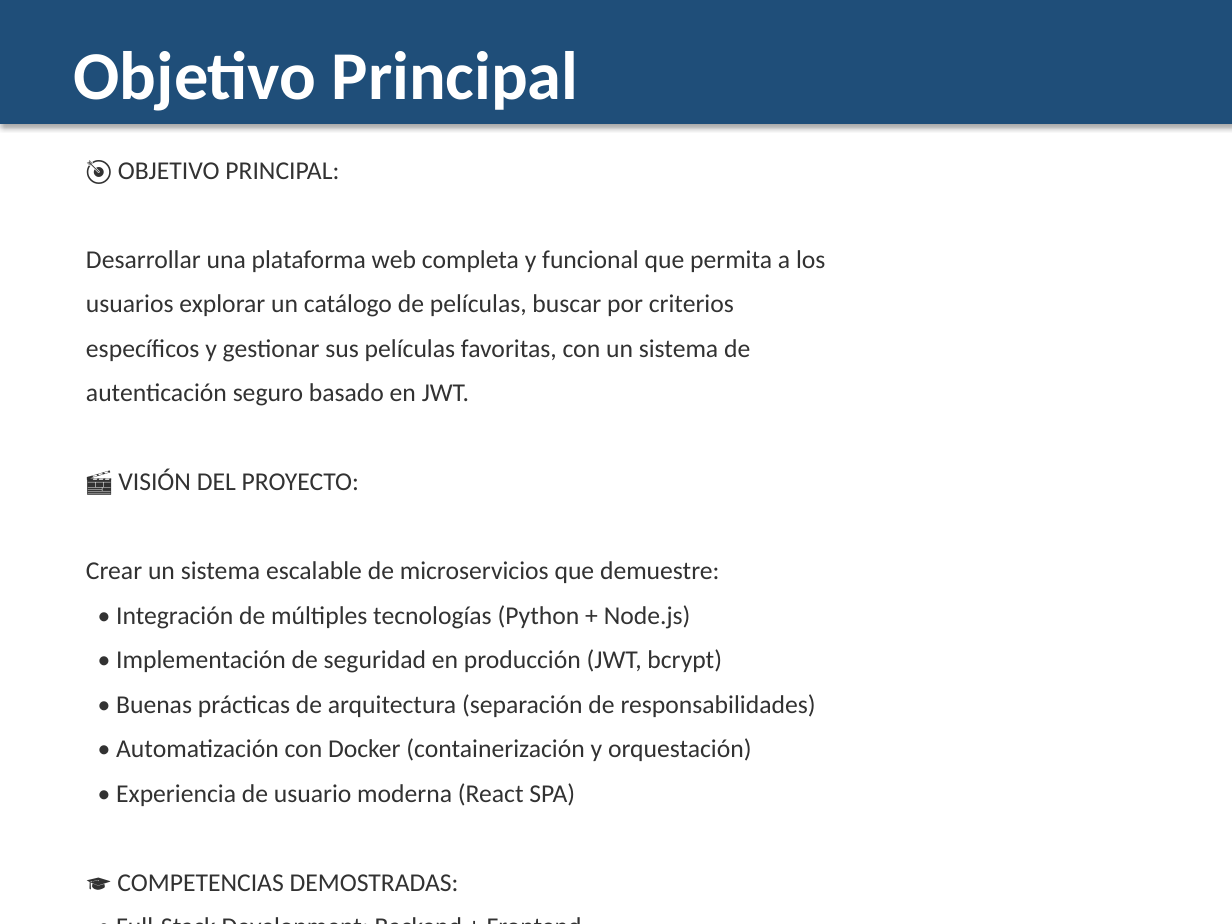
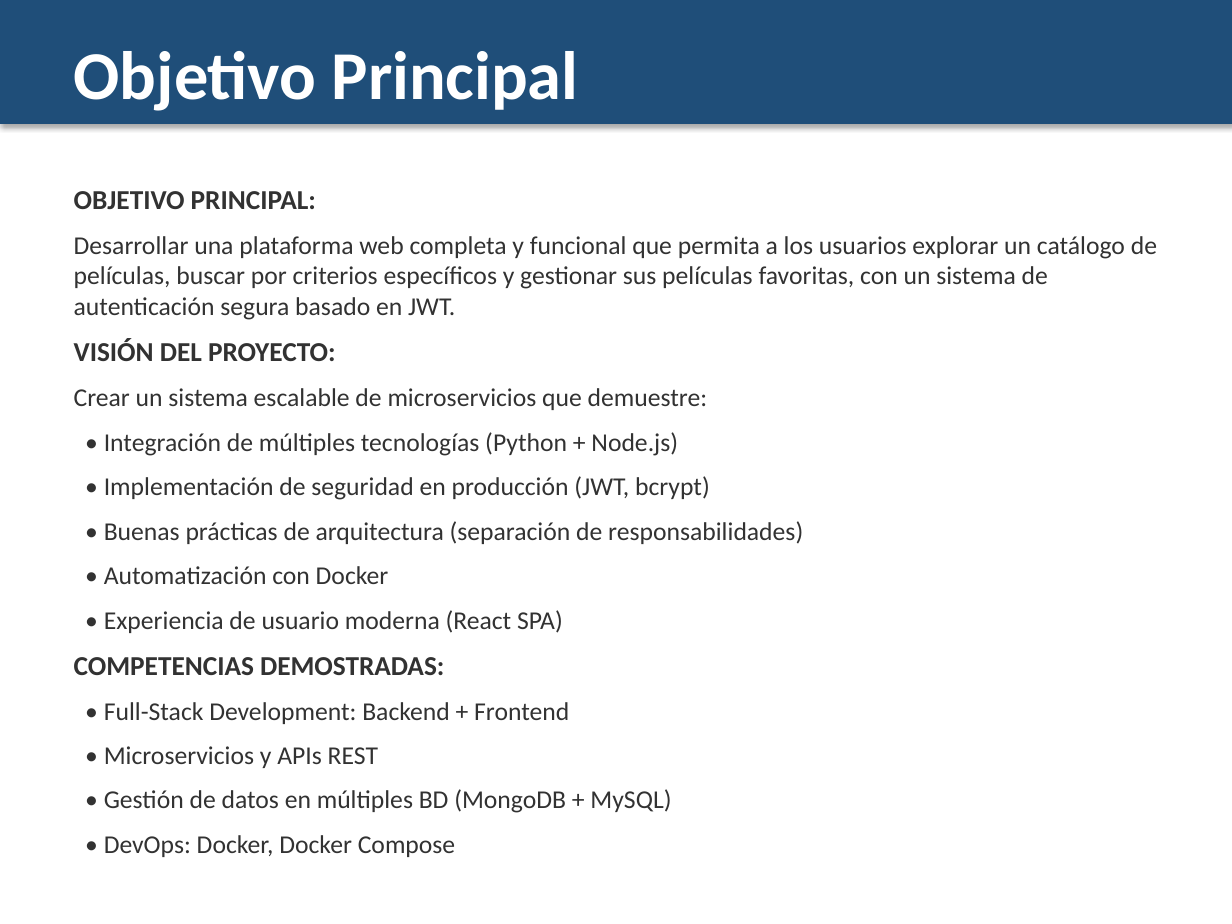
Before and after one commit to GaizkaCarrasco/CineData, a slide deck: slide 2 of Presentacion_CineData.pptx. Drawn at 1232x924 pixels with LibreOffice and Linux fonts; fonts in the diff are those of the drawing. Boxes give left, top, right and bottom in pixels: in the first picture for what was removed or moved away, otherwise in the second. Text is boxed around its words. In the diff, an @@ line names an element or a change of style, - is before the commit and + after.

```diff
--- a/Presentacion_CineData.pptx
+++ b/Presentacion_CineData.pptx
@@ text "OBJETIVO PRINCIPAL:": place and size @@
-text "OBJETIVO PRINCIPAL:" at [86, 162, 825, 806]
+text "OBJETIVO PRINCIPAL:" at [74, 191, 1157, 857]
@@ text at [74, 191, 1157, 361]: text changed @@
-🎯 OBJETIVO PRINCIPAL:
-Desarrollar una plataforma web completa y funcional que permita a los
-usuarios explorar un catálogo de películas, buscar por criterios
-específicos y gestionar sus películas favoritas, con un sistema de
-autenticación seguro basado en JWT.
-🎬 VISIÓN DEL PROYECTO:
+OBJETIVO PRINCIPAL:
+Desarrollar una plataforma web completa y funcional que permita a los usuarios explorar un catálogo de películas, buscar por criterios específicos y gestionar sus películas favoritas, con un sistema de autenticación segura basado en JWT.
+VISIÓN DEL PROYECTO:
@@ text at [104, 566, 389, 584]: text changed @@
-• Automatización con Docker (containerización y orquestación)
+• Automatización con Docker
@@ text at [74, 657, 444, 675]: text changed; size 15 to 16 pt; bold on @@
-🎓 COMPETENCIAS DEMOSTRADAS:
+COMPETENCIAS DEMOSTRADAS:
```
Also in this commit, not shown: 6 other slides changed, 3 slides added.
